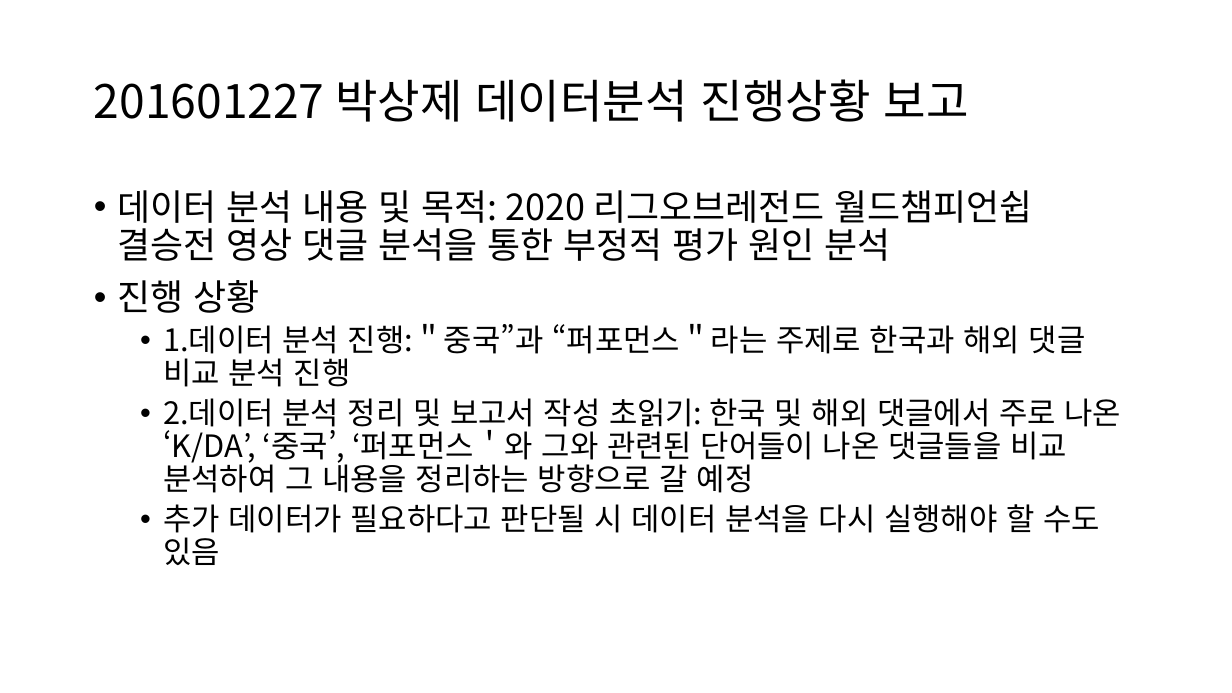
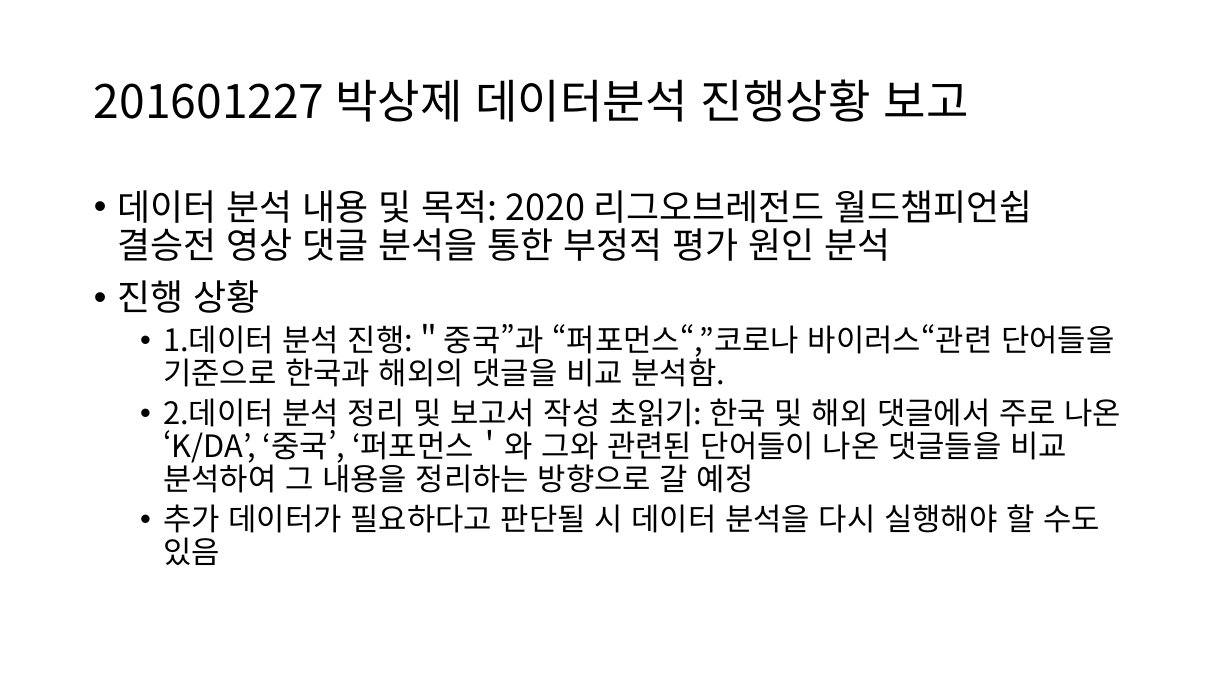
Before and after one commit to ParkSangJe/-, a slide deck: slide 1 of 201601227 박상제 데이터분석 진행상황 보고.pptx. Drawn at 1232x693 pixels with LibreOffice and Linux fonts; fonts in the diff are those of the drawing. Boxes give left, top, right and bottom in pixels: in the first picture for what was removed or moved away, otherwise in the second. Text is boxed around its words. In the diff, an @@ line names an element or a change of style, - is before the commit and + after.

```diff
--- a/201601227 박상제 데이터분석 진행상황 보고.pptx
+++ b/201601227 박상제 데이터분석 진행상황 보고.pptx
@@ text at (163,324,1114,387): text changed @@
-  • 1.데이터 분석 진행:＂중국”과 “퍼포먼스＂라는 주제로 한국과 해외 댓글 비교 분석 진행
+  • 1.데이터 분석 진행:＂중국”과 “퍼포먼스“,”코로나 바이러스“관련 단어들을 기준으로 한국과 해외의 댓글을 비교 분석함.
```
Also in this commit, not shown: 1 other file.
